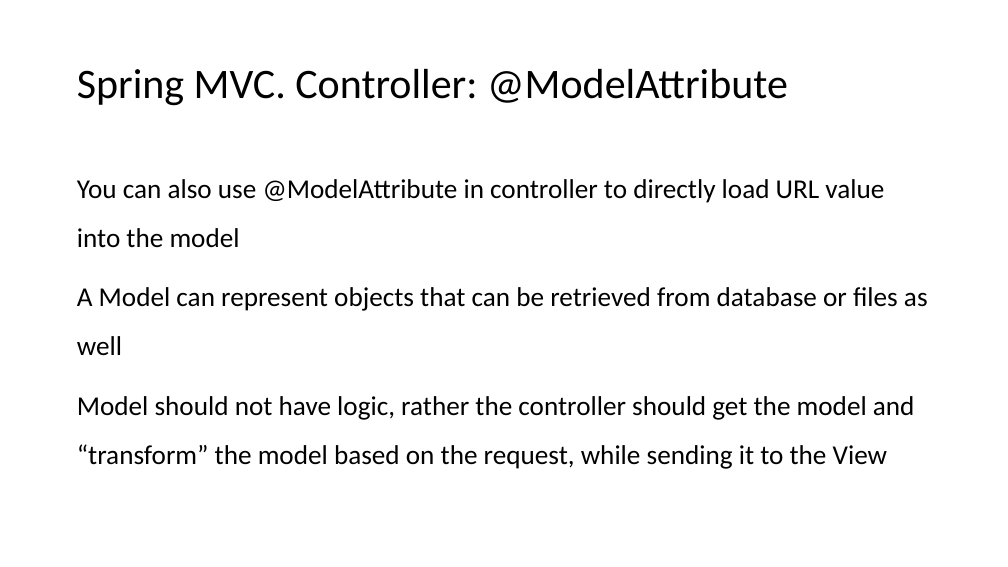
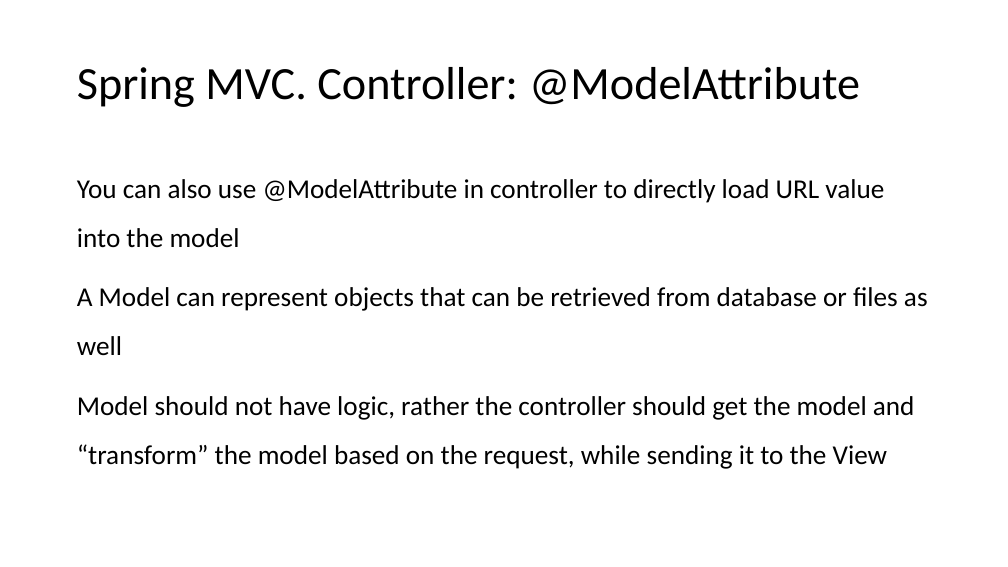
Before and after one commit to brahinets/GeekHub-J4W-8, a slide deck: slide 14 of Lectures/Lesson 16 - Spring MVC.pptx. Drawn at 1008x567 pixels with LibreOffice and Linux fonts; fonts in the diff are those of the drawing. Boxes give left, top, right and bottom in pixels: in the first picture for what was removed or moved away, otherwise in the second. Text is boxed around its words. In the diff, an @@ line names an element or a change of style, - is before the commit and + after.

```diff
--- a/Lectures/Lesson 16 - Spring MVC.pptx
+++ b/Lectures/Lesson 16 - Spring MVC.pptx
@@ title "Spring MVC. Controller: @ModelAttribute" at bbox=[77, 67, 860, 107]: size 40 to 44 pt @@
```
Also in this commit, not shown: 7 other slides changed.
